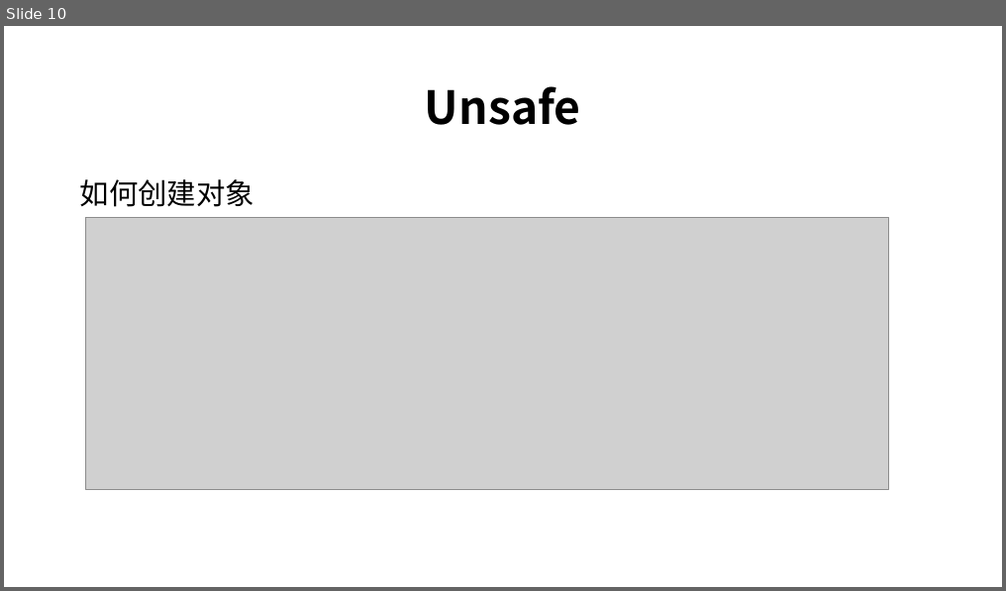
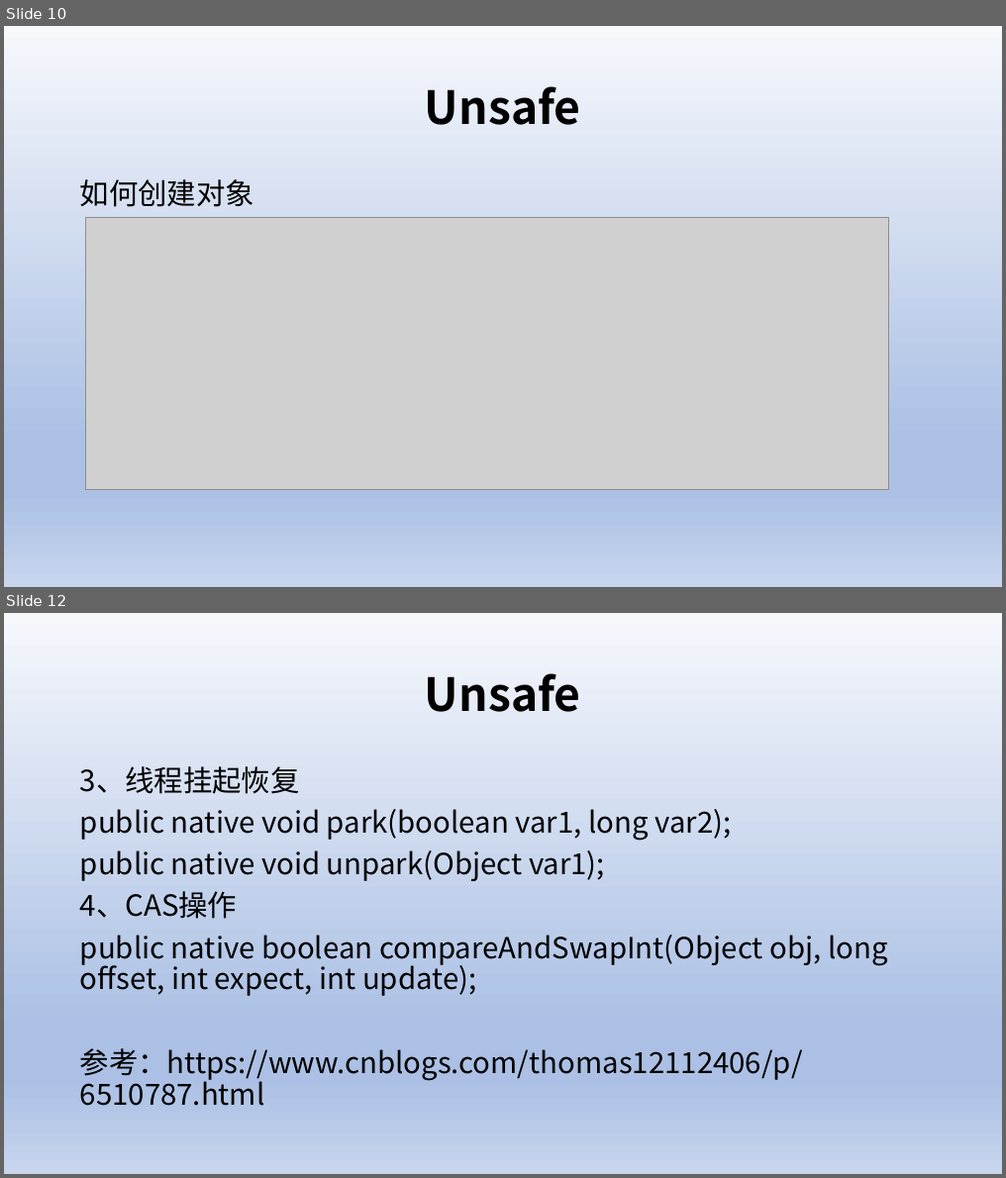
Before and after one commit to ywendy/test, a slide deck: 新建 Microsoft PowerPoint 演示文稿.pptx. Shown one above the other, each under a label of ours: slide 10 before the commit, slides 10 and 12 after it; the slides between them are not shown. The pictures are 1006x591 and 1006x1178 pixels, drawn with LibreOffice and Linux fonts; fonts in the diff are those of the drawing; grey boxes stand for pictures. Boxes give left, top, right and bottom in pixels: in the first picture for what was removed or moved away, otherwise in the second. Text is boxed around its words. In the diff, an @@ line names an element or a change of style, - is before the commit and + after.

```diff
--- a/新建 Microsoft PowerPoint 演示文稿.pptx
+++ b/新建 Microsoft PowerPoint 演示文稿.pptx
@@ slide 12 added at bbox=[4, 613, 1002, 1174], background gradient #F6F8FC to #ABC0E4 to #C7D5ED @@
@@ title added at bbox=[425, 673, 581, 712], 44 pt, text #000000, bold @@
+Unsafe
@@ text added at bbox=[80, 766, 888, 1106], 28 pt, text #000000 @@
+3、线程挂起恢复
+public native void park(boolean var1, long var2);
+public native void unpark(Object var1);
+4、CAS操作
+public native boolean compareAndSwapInt(Object obj, long offset, int expect, int update);
+参考：https://www.cnblogs.com/thomas12112406/p/6510787.html
@@ slide 10 changed as well @@
@@ background #FFFFFF to gradient #F6F8FC to #ABC0E4 to #C7D5ED @@
```
Also in this commit, not shown: 9 other slides changed, 5 other slides added, 1 slide removed, 7 other files.
